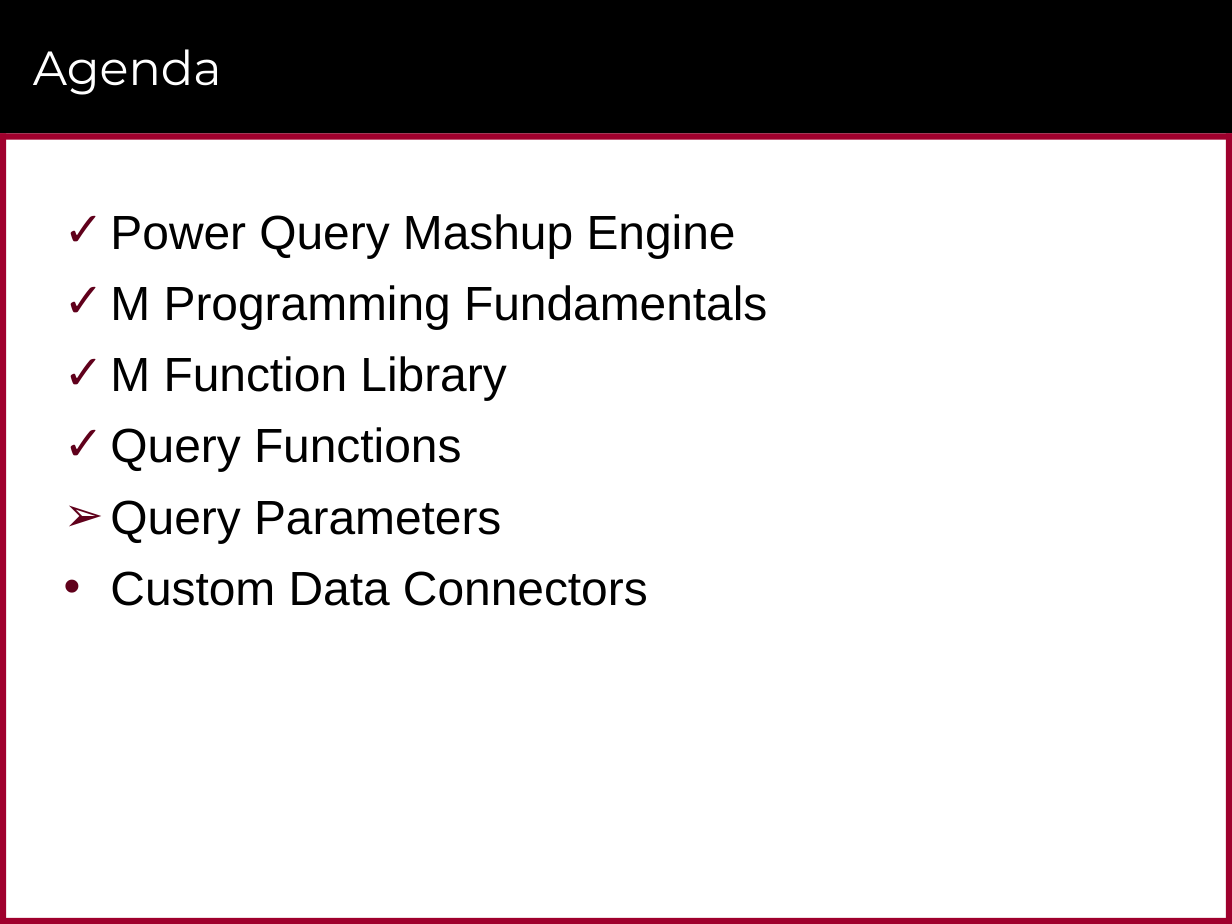
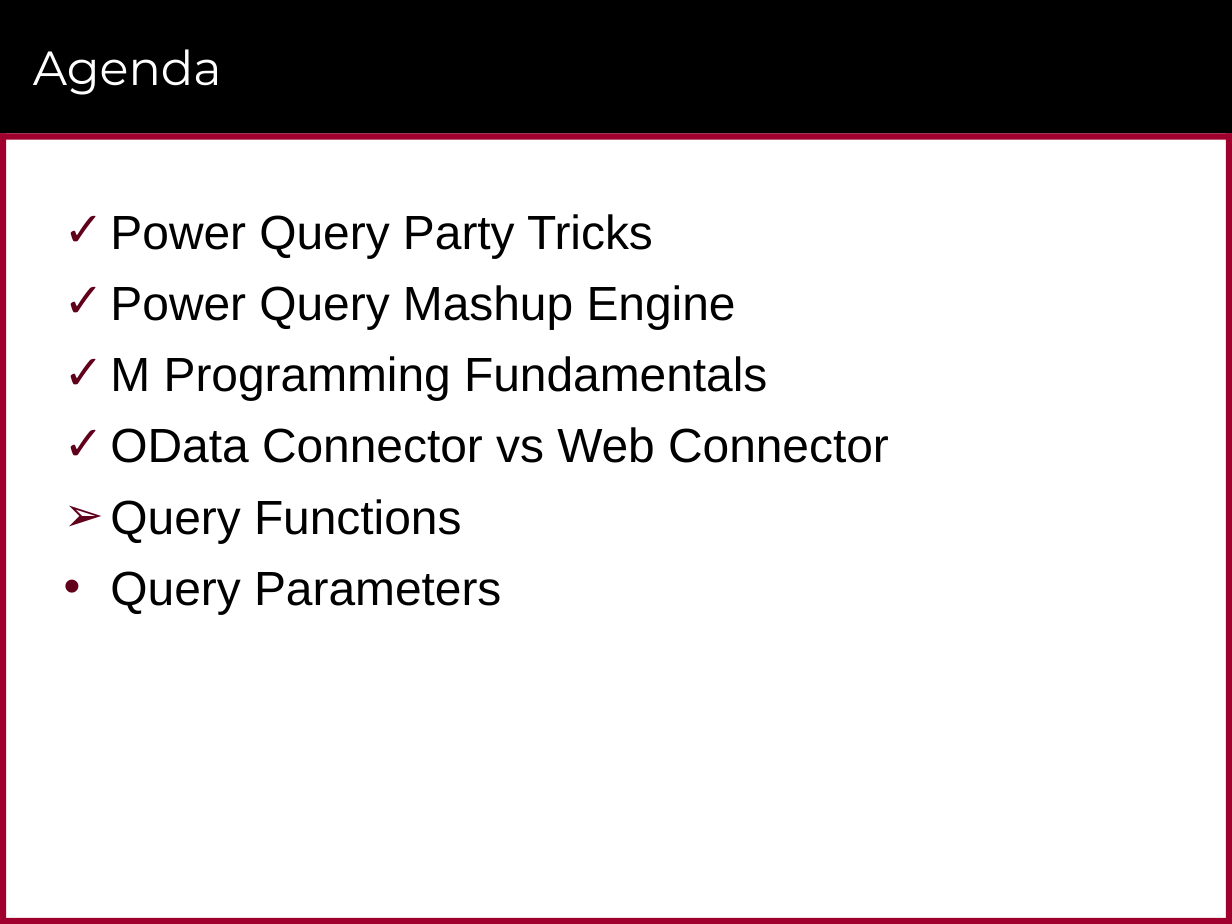
Before and after one commit to CriticalPathTraining/Intro2M, a slide deck: slide 37 of Advanced Query Design.pptx (slide 40 before the commit). Drawn at 1232x924 pixels with LibreOffice and Linux fonts; fonts in the diff are those of the drawing; background and template pictures are left out. Boxes give left, top, right and bottom in pixels: in the first picture for what was removed or moved away, otherwise in the second. Text is boxed around its words. In the diff, an @@ line names an element or a change of style, - is before the commit and + after.

```diff
--- a/Advanced Query Design.pptx
+++ b/Advanced Query Design.pptx
@@ text at (110, 214, 653, 258): paragraph added @@
+✓ Power Query Party Tricks
@@ text at (110, 427, 889, 463): text changed @@
-✓ M Function Library
+✓ OData Connector vs Web Connector
@@ text at (110, 499, 501, 614): bullet ✓ to ➢; bullet ➢ to • @@
@@ text at (110, 571, 648, 606): paragraph removed @@
-• Custom Data Connectors
```
Also in this commit, not shown: 11 other slides changed, 2 slides added, 4 other files.
